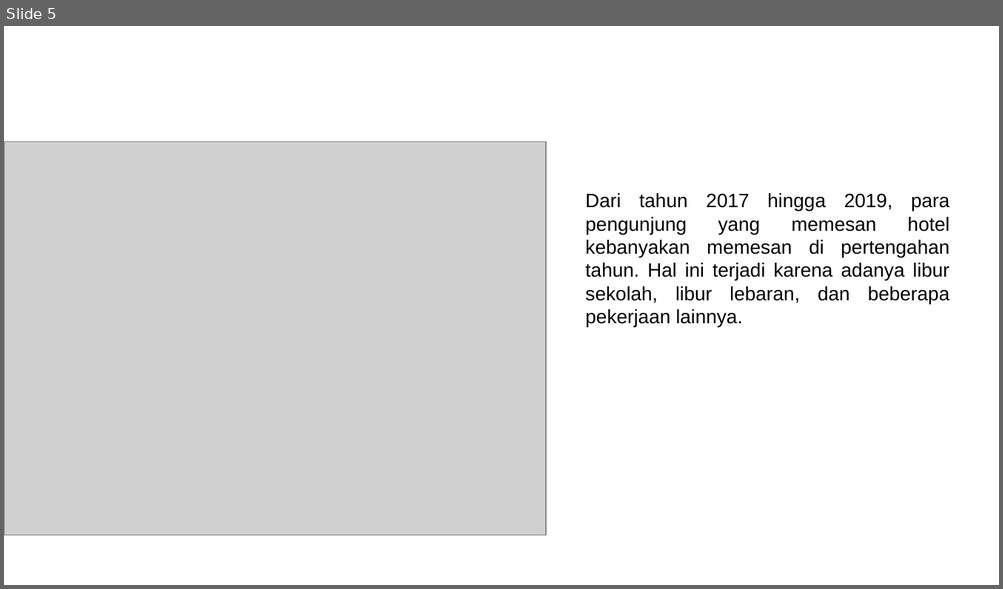
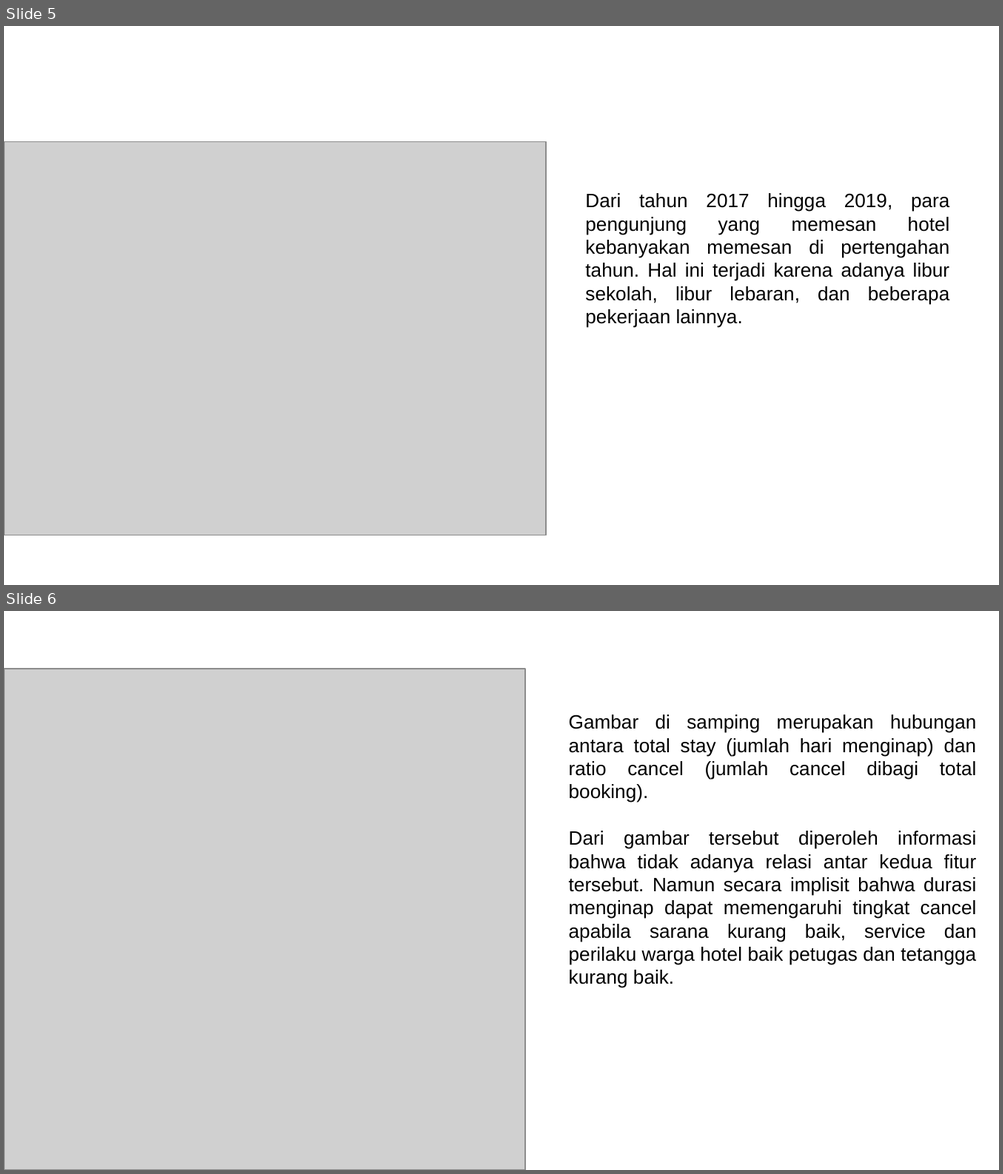
Before and after one commit to angelusfelix/Hotel_Booking, a slide deck: Hotel_Bussiness.pptx. Shown one above the other, each under a label of ours: slide 5 before the commit, slides 5 and 6 after it. The pictures are 1003x589 and 1003x1174 pixels, drawn with LibreOffice and Linux fonts; fonts in the diff are those of the drawing; grey boxes stand for pictures; background and template pictures are left out. Boxes give left, top, right and bottom in pixels: in the first picture for what was removed or moved away, otherwise in the second. Text is boxed around its words. In the diff, an @@ line names an element or a change of style, - is before the commit and + after.

Commit message:
Edit file code, file Readme, dan file ppt

```diff
--- a/Hotel_Bussiness.pptx
+++ b/Hotel_Bussiness.pptx
@@ slide 6 added at (x1=4, y1=611, x2=999, y2=1170), background picture (left out) @@
@@ picture added at (x1=4, y1=669, x2=525, y2=1170) @@
@@ text added at (x1=569, y1=715, x2=976, y2=988), 14 pt, text #000000 @@
+Gambar di samping merupakan hubungan antara total stay (jumlah hari menginap) dan ratio cancel (jumlah cancel dibagi total booking).
+Dari gambar tersebut diperoleh informasi bahwa tidak adanya relasi antar kedua fitur tersebut. Namun secara implisit bahwa durasi menginap dapat memengaruhi tingkat cancel apabila sarana kurang baik, service dan perilaku warga hotel baik petugas dan tetangga kurang baik.
```
Also in this commit, not shown: 2 other files.
